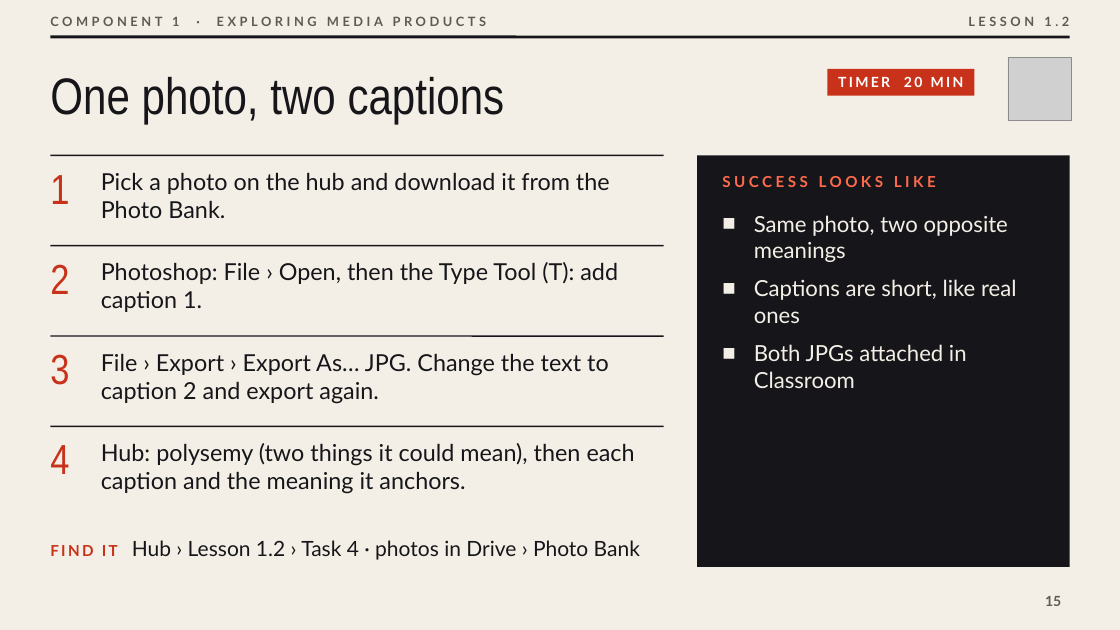
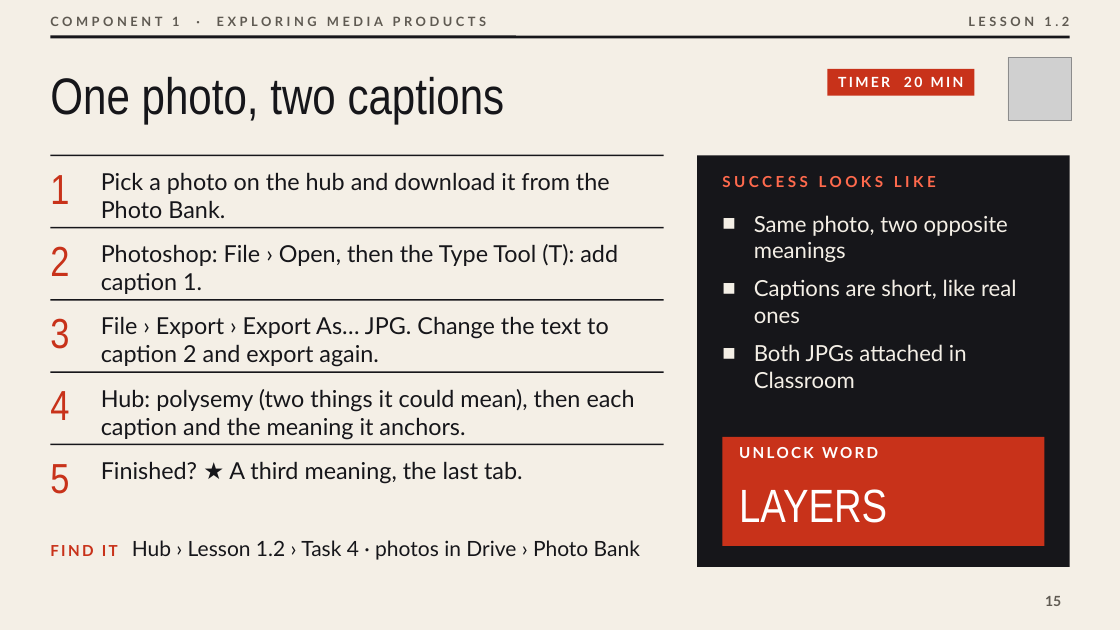
Before and after one commit to OGAComputing/interactive, a slide deck: slide 15 of _presentations/Y10_BTEC_CDM/L1.2_Reading_an_Image.pptx. Drawn at 1120x630 pixels with LibreOffice and Linux fonts; fonts in the diff are those of the drawing; grey boxes stand for pictures. Boxes give left, top, right and bottom in pixels: in the first picture for what was removed or moved away, otherwise in the second. Text is boxed around its words. In the diff, an @@ line names an element or a change of style, - is before the commit and + after.

```diff
--- a/_presentations/Y10_BTEC_CDM/L1.2_Reading_an_Image.pptx
+++ b/_presentations/Y10_BTEC_CDM/L1.2_Reading_an_Image.pptx
@@ text "2": place and size @@
-text "2" at <box>50,264,69,294</box>
+text "2" at <box>50,246,69,276</box>
@@ line moved from (50, 245) - (664, 245) to (50, 228) - (664, 228) @@
@@ text "Photoshop: File › Open, then ...": place and size @@
-text "Photoshop: File › Open, then ..." at <box>101,262,618,312</box>
+text "Photoshop: File › Open, then ..." at <box>101,244,618,294</box>
@@ text "3": place and size @@
-text "3" at <box>50,354,69,385</box>
+text "3" at <box>50,318,69,349</box>
@@ line moved from (50, 336) - (664, 336) to (50, 300) - (664, 300) @@
@@ text "File › Export › Export ...": place and size @@
-text "File › Export › Export ..." at <box>101,353,609,404</box>
+text "File › Export › Export ..." at <box>101,316,609,367</box>
@@ text "4": place and size @@
-text "4" at <box>50,445,69,474</box>
+text "4" at <box>50,391,69,420</box>
@@ line added from (50, 372) to (664, 372), #16161A 1.25 pt @@
@@ text "Hub: polysemy (two things it ...": place and size @@
-text "Hub: polysemy (two things it ..." at <box>101,443,635,494</box>
+text "Hub: polysemy (two things it ..." at <box>101,389,635,440</box>
@@ line moved from (50, 427) - (664, 427) to (50, 444) - (664, 444) @@
@@ rectangle added at <box>723,437,1044,546</box>, fill #C8321A @@
@@ text added at <box>739,447,878,458</box>, 13 pt, text #FFFFFF, bold @@
+UNLOCK WORD
@@ text added at <box>50,464,69,494</box>, 36 pt, text #C8321A @@
+5
@@ text added at <box>101,461,523,484</box>, 20 pt, text #16161A @@
+Finished? ★ A third meaning, the last tab.
@@ text added at <box>739,489,887,523</box>, 40 pt, text #FFFFFF @@
+LAYERS
```
Also in this commit, not shown: 1 other slide changed, 24 other files.
